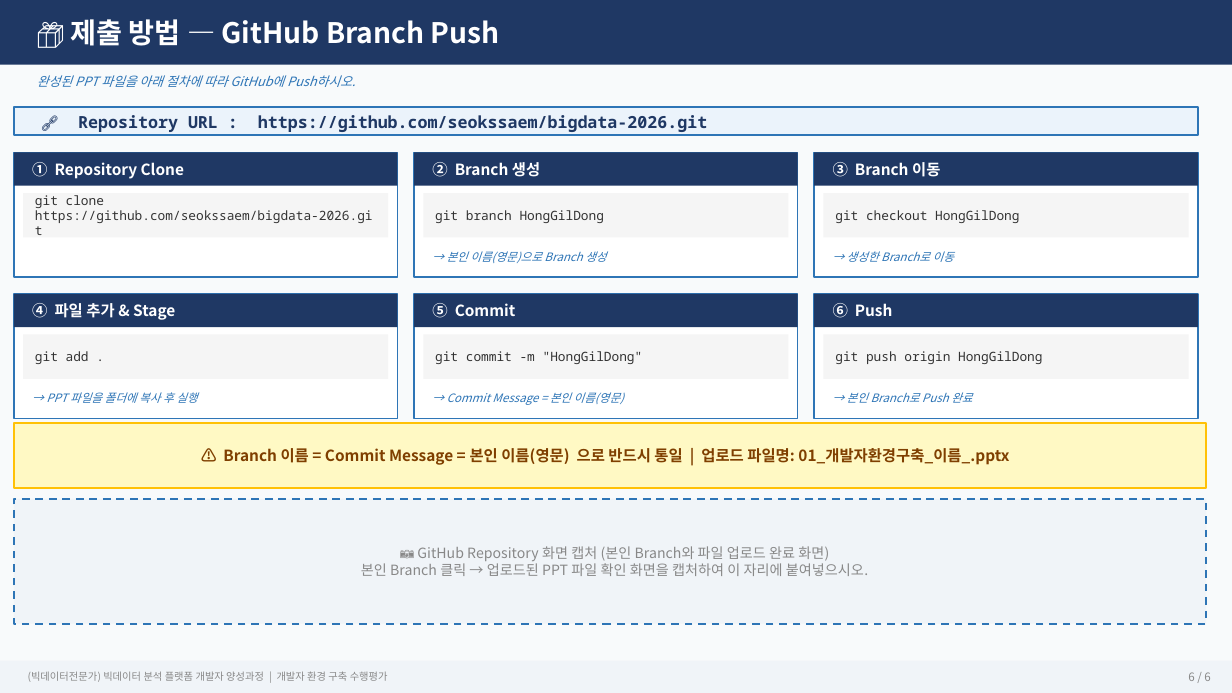
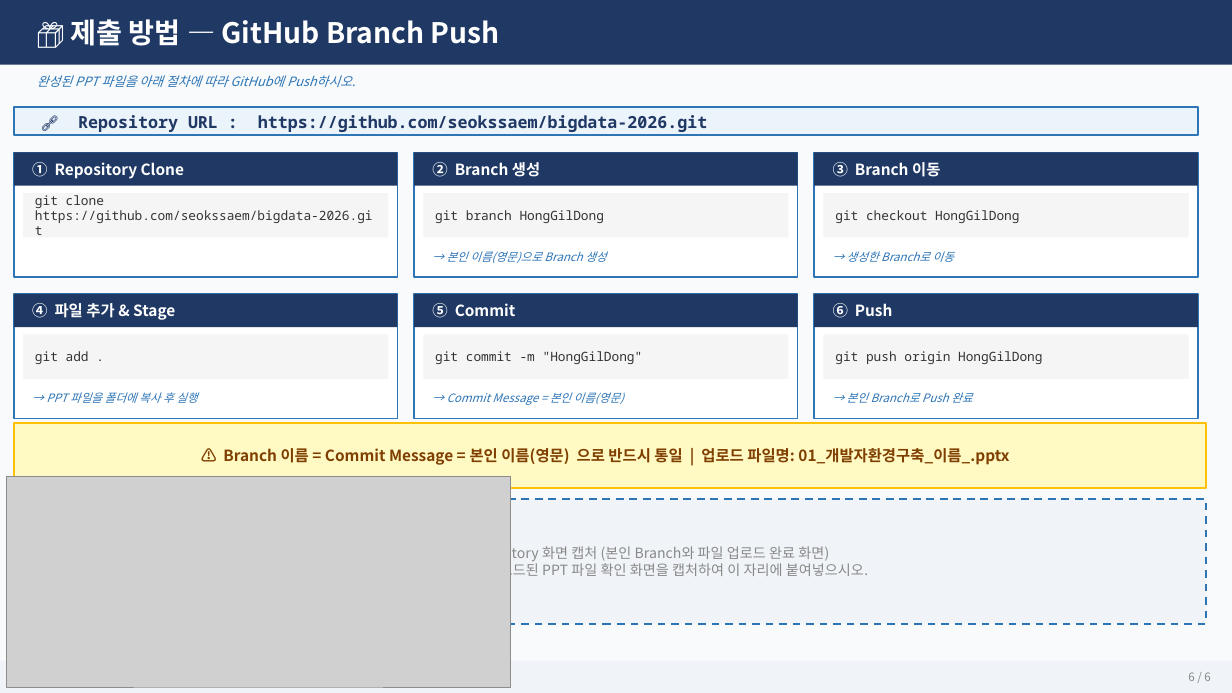
Before and after one commit to seokssaem/bigdata-2026, a slide deck: slide 6 of 01_개발자환경구축_김기완.pptx. Drawn at 1232x693 pixels with LibreOffice and Linux fonts; fonts in the diff are those of the drawing; grey boxes stand for pictures. Boxes give left, top, right and bottom in pixels: in the first picture for what was removed or moved away, otherwise in the second. Text is boxed around its words. In the diff, an @@ line names an element or a change of style, - is before the commit and + after.

```diff
--- a/01_개발자환경구축_김기완.pptx
+++ b/01_개발자환경구축_김기완.pptx
@@ picture added at bbox=[6, 476, 510, 687] @@
@@ text removed at bbox=[28, 671, 388, 682] @@
-(빅데이터전문가) 빅데이터 분석 플랫폼 개발자 양성과정 | 개발자 환경 구축 수행평가
```
Also in this commit, not shown: 1 other file.
